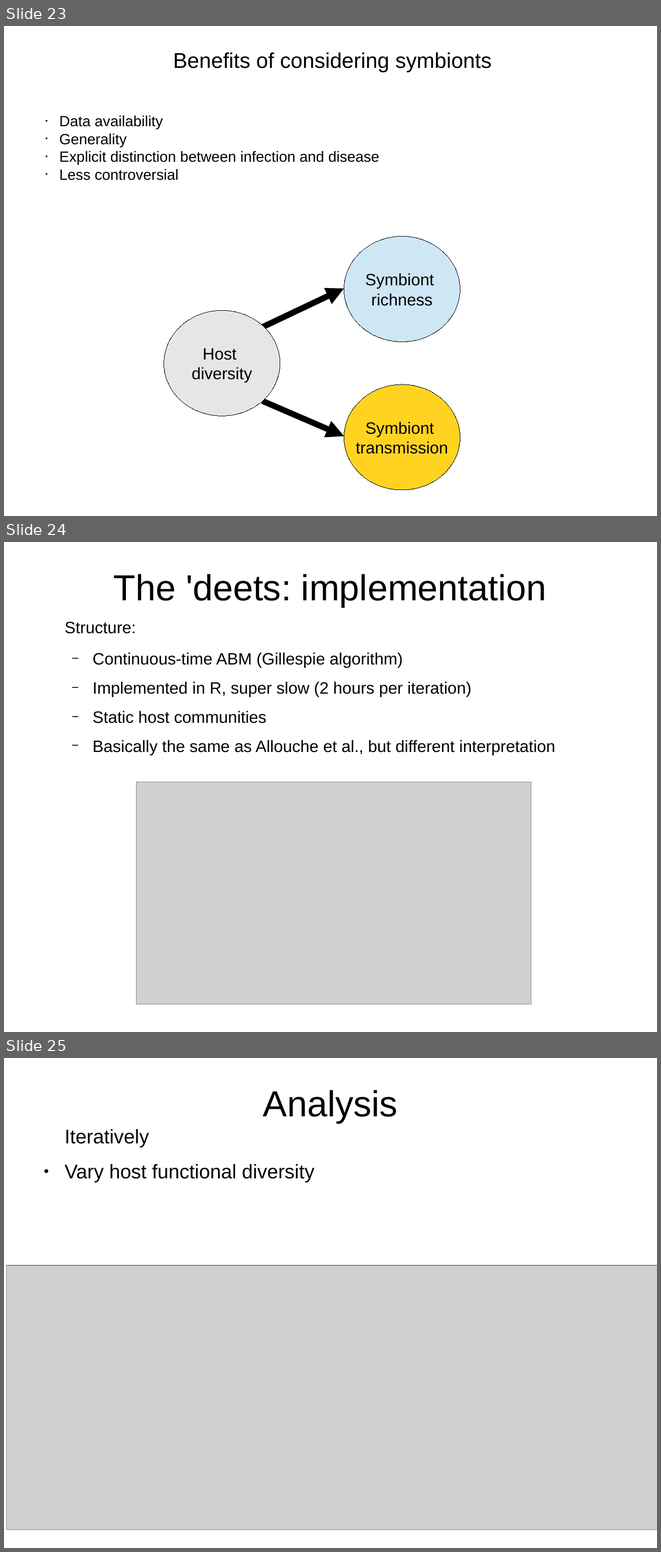
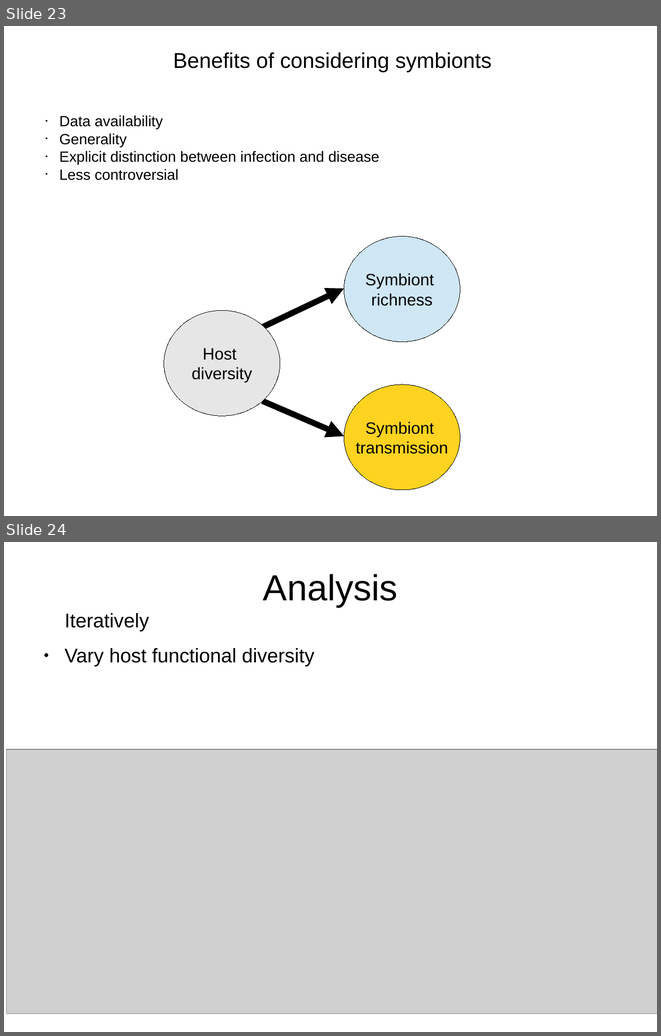
Before and after one commit to mbjoseph/abm, a slide deck: presentation/qdt/talk.odp. Shown one above the other, each under a label of ours: slides 23, 24 and 25 before the commit, slides 23 and 24 after it. The pictures are 661x1552 and 661x1036 pixels, drawn with LibreOffice and Linux fonts; fonts in the diff are those of the drawing; grey boxes stand for pictures. Boxes give left, top, right and bottom in pixels: in the first picture for what was removed or moved away, otherwise in the second. Text is boxed around its words. In the diff, an @@ line names an element or a change of style, - is before the commit and + after.

```diff
--- a/presentation/qdt/talk.odp
+++ b/presentation/qdt/talk.odp
@@ slide 24 removed at (x1=4, y1=542, x2=657, y2=1032), background #FFFFFF @@
@@ title removed at (x1=114, y1=574, x2=547, y2=607) @@
-The 'deets: implementation
@@ text removed at (x1=64, y1=622, x2=555, y2=755) @@
-Structure:
-  − Continuous-time ABM (Gillespie algorithm)
-  − Implemented in R, super slow (2 hours per iteration)
-  − Static host communities
-  − Basically the same as Allouche et al., but different interpretation
@@ picture removed at (x1=136, y1=782, x2=531, y2=1004) @@
@@ what was slide 25 is now slide 24 @@
```
Also in this commit, not shown: 3 slides changed, 10 slides added, 13 other files.
